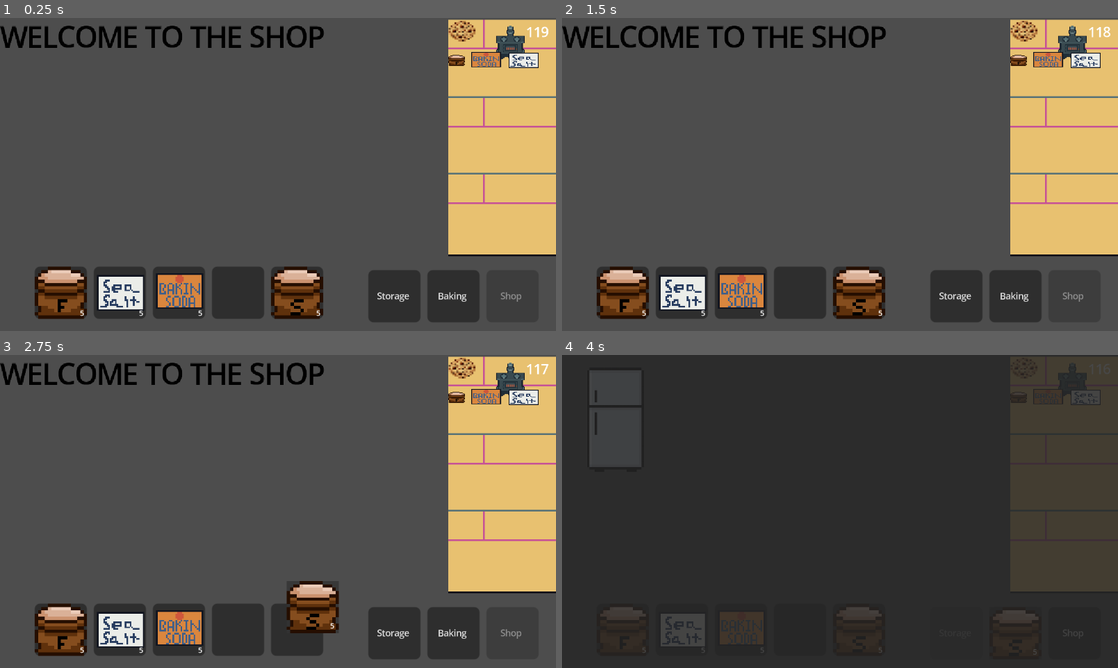
Above: before the commit, frames 1-4 (two rows, left to right).
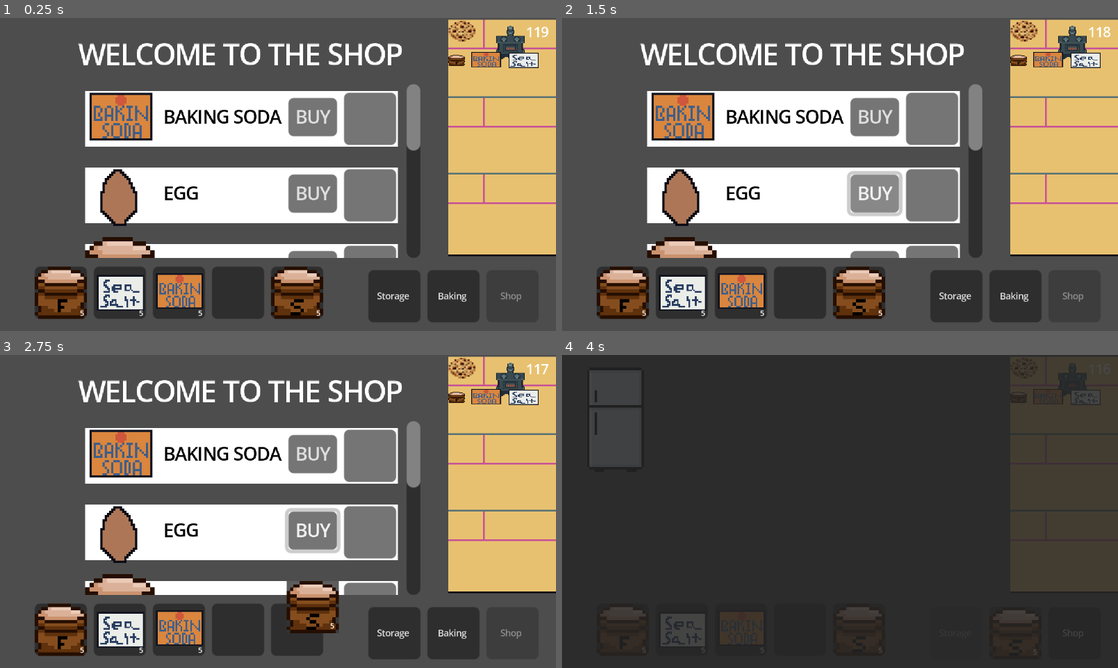
Above: after the commit, the same moments.

Repository: amusci/sweet-treat
Game: Godot game, scene res://Scenes/Areas/shop_playground.tscn
The game is run twice, just before and just after one commit, with the same random seed, the same clock (stepped at 60 frames per second) and the same inputs. This scene is started directly instead of the project's main scene.
Inputs (mouse positions are in pixels of both pictures, inside the frame that each line leads up to):
- Up to frame 1 (0.25 s): no input
- Up to frame 2 (1.5 s): click (873, 118) at 0.5 s, where only the run after the commit has a clickable "BUY"; click (873, 193) at 1.25 s, where only the run after the commit has a clickable "BUY"
- Up to frame 3 (2.75 s): click (311, 608) at 2 s, where only the run after the commit has a clickable "BUY"
- Up to frame 4 (4 s): click "Storage" at 2.75 s; click "Baking" at 3.5 s

The runs differ from the first frame. In frame 1, 27% of the frame differs, in the area x 0-76%, y 2-77%; in frame 2, 27%; in frame 3, 27%; in frame 4, nothing differs.

Commit message:
Shop setup
Im not sure if I need the button onreadys but ima capture them anyways

Diff:
--- a/Scenes/Areas/shop_playground.tscn
+++ b/Scenes/Areas/shop_playground.tscn
@@ -6,6 +6,7 @@
 [ext_resource type="PackedScene" uid="uid://bqekke6vc13d1" path="res://Scenes/Orders/OrderContainer.tscn" id="4_7h0is"]
 [ext_resource type="PackedScene" uid="uid://dtu3jt1kqe2kv" path="res://Scenes/Areas/UIScenes/pause_menu.tscn" id="5_aneyl"]
 [ext_resource type="Texture2D" uid="uid://b1d5mv0ylx62x" path="res://Assets/TempAssets/ordercontainertest.png" id="5_wspjr"]
+[ext_resource type="PackedScene" uid="uid://buwcfxv72l13v" path="res://Scenes/Shop/shop.tscn" id="7_exsb2"]
 
 [node name="ShopPlayground" type="Node2D"]
 script = ExtResource("1_7h0is")
@@ -42,15 +43,8 @@
 grow_horizontal = 2
 grow_vertical = 2
 
-[node name="Control" type="Control" parent="."]
-layout_mode = 3
-anchors_preset = 0
-offset_right = 40.0
-offset_bottom = 40.0
-
-[node name="Label" type="Label" parent="Control"]
-layout_mode = 0
-offset_right = 40.0
-offset_bottom = 22.3333
-theme_override_colors/font_color = Color(0, 0, 0, 1)
-text = "WELCOME TO THE SHOP"
+[node name="Control" parent="." instance=ExtResource("7_exsb2")]
+offset_left = -9.0
+offset_top = 5.0
+offset_right = -9.0
+offset_bottom = 5.0
--- /dev/null
+++ b/Scenes/Shop/shop.gd
@@ -0,0 +1,22 @@
+extends Control
+
+@onready var baking_soda_button = $ScrollContainer/VBoxContainer/BakingSodaSlot/BakingSodaButton
+@onready var baking_soda_slot = $ScrollContainer/VBoxContainer/BakingSodaSlot/BakingSodaSlot
+
+@onready var egg_slot = $ScrollContainer/VBoxContainer/EggSlot/EggSlot
+@onready var egg_button = $ScrollContainer/VBoxContainer/EggSlot/EggButton
+
+@onready var flour_slot = $ScrollContainer/VBoxContainer/Flour/FlourSlot
+@onready var flour_button = $ScrollContainer/VBoxContainer/Flour/FlourButton
+
+@onready var sea_salt_slot = $ScrollContainer/VBoxContainer/SeaSalt/SeaSaltSlot
+@onready var sea_salt_button = $ScrollContainer/VBoxContainer/SeaSalt/SeaSaltButton
+
+@onready var sugar_slot = $ScrollContainer/VBoxContainer/Sugar/SugarSlot
+@onready var sugar_button = $ScrollContainer/VBoxContainer/Sugar/SugarButton
+
+@onready var vanilla_extract_slot = $ScrollContainer/VBoxContainer/VanillaExtract/VanillaExtractSlot
+@onready var vanilla_extract_button = $ScrollContainer/VBoxContainer/VanillaExtract/VanillaExtractButton
+
+@onready var butter_slot = $ScrollContainer/VBoxContainer/Butter/ButterSlot
+@onready var butter_button = $ScrollContainer/VBoxContainer/Butter/ButterButton
--- /dev/null
+++ b/Scenes/Shop/shop.tscn
@@ -0,0 +1,356 @@
+[gd_scene load_steps=11 format=3 uid="uid://buwcfxv72l13v"]
+
+[ext_resource type="Texture2D" uid="uid://cbp7qyiqpeatv" path="res://Assets/TempAssets/32x32.png" id="1_78vcx"]
+[ext_resource type="Script" uid="uid://iyvrqmv07hjf" path="res://Scenes/Shop/shop.gd" id="1_w8bjl"]
+[ext_resource type="Texture2D" uid="uid://ca2xwqvxlpetl" path="res://Assets/TempAssets/Baking_Soda.png" id="2_dqdqq"]
+[ext_resource type="PackedScene" uid="uid://dfseuxorrds8m" path="res://Scenes/NonUpgradables/tablehotbar/inventory_slot.tscn" id="3_8dak6"]
+[ext_resource type="Texture2D" uid="uid://bca1kcgfxe5y0" path="res://Assets/TempAssets/Egg.png" id="5_274ew"]
+[ext_resource type="Texture2D" uid="uid://dytopvc3rkp4d" path="res://Assets/FoodAssets/IngredientAssets/DryIngredientAssets/josieFlour.png" id="6_rjc2l"]
+[ext_resource type="Texture2D" uid="uid://bs7s1710qmt6u" path="res://Assets/TempAssets/Sea-Salt.png" id="7_fobo1"]
+[ext_resource type="Texture2D" uid="uid://3yoy2puyrd8" path="res://Assets/FoodAssets/IngredientAssets/DryIngredientAssets/josieSugar.png" id="8_oqg8q"]
+[ext_resource type="Texture2D" uid="uid://7q07knpe2cdg" path="res://Assets/TempAssets/Vanilla_Extract.png" id="9_kcc5r"]
+[ext_resource type="Texture2D" uid="uid://dhf7ct8pu8moo" path="res://Assets/TempAssets/Butter.png" id="10_xybqi"]
+
+[node name="Control" type="Control"]
+layout_mode = 3
+anchors_preset = 15
+anchor_right = 1.0
+anchor_bottom = 1.0
+grow_horizontal = 2
+grow_vertical = 2
+script = ExtResource("1_w8bjl")
+
+[node name="Label" type="Label" parent="."]
+layout_mode = 0
+offset_left = 54.0
+offset_top = 5.0
+offset_right = 241.0
+offset_bottom = 27.3333
+text = "WELCOME TO THE SHOP"
+
+[node name="ScrollContainer" type="ScrollContainer" parent="."]
+custom_minimum_size = Vector2(180, 100)
+layout_mode = 0
+offset_left = 58.0
+offset_top = 33.0
+offset_right = 251.0
+offset_bottom = 133.0
+
+[node name="VBoxContainer" type="VBoxContainer" parent="ScrollContainer"]
+custom_minimum_size = Vector2(180, 100)
+layout_mode = 2
+
+[node name="BakingSodaSlot" type="Control" parent="ScrollContainer/VBoxContainer"]
+custom_minimum_size = Vector2(180, 40)
+layout_mode = 2
+
+[node name="BakingSodaTexture" type="TextureRect" parent="ScrollContainer/VBoxContainer/BakingSodaSlot"]
+layout_mode = 2
+offset_top = 4.0
+offset_right = 180.0
+offset_bottom = 36.0
+texture = ExtResource("1_78vcx")
+
+[node name="BakingSodaSprite" type="TextureRect" parent="ScrollContainer/VBoxContainer/BakingSodaSlot"]
+layout_mode = 0
+offset_right = 40.0
+offset_bottom = 40.0
+texture = ExtResource("2_dqdqq")
+
+[node name="BakingSodaSlot" parent="ScrollContainer/VBoxContainer/BakingSodaSlot" instance=ExtResource("3_8dak6")]
+z_index = 0
+layout_mode = 0
+offset_left = 149.0
+offset_top = 5.0
+offset_right = 179.0
+offset_bottom = 35.0
+
+[node name="BakingSodaButton" type="Button" parent="ScrollContainer/VBoxContainer/BakingSodaSlot"]
+layout_mode = 0
+offset_left = 117.0
+offset_top = 8.0
+offset_right = 145.0
+offset_bottom = 30.0
+theme_override_font_sizes/font_size = 10
+text = "BUY"
+
+[node name="BakingSodaLabel" type="Label" parent="ScrollContainer/VBoxContainer/BakingSodaSlot"]
+layout_mode = 0
+offset_left = 45.0
+offset_top = 12.0
+offset_right = 113.0
+offset_bottom = 26.0
+theme_override_colors/font_color = Color(0, 0, 0, 1)
+theme_override_font_sizes/font_size = 10
+text = "BAKING SODA"
+
+[node name="EggSlot" type="Control" parent="ScrollContainer/VBoxContainer"]
+custom_minimum_size = Vector2(180, 40)
+layout_mode = 2
+
+[node name="EggTexture" type="TextureRect" parent="ScrollContainer/VBoxContainer/EggSlot"]
+layout_mode = 2
+offset_top = 4.0
+offset_right = 180.0
+offset_bottom = 36.0
+texture = ExtResource("1_78vcx")
+
+[node name="EggSprite" type="TextureRect" parent="ScrollContainer/VBoxContainer/EggSlot"]
+layout_mode = 0
+offset_right = 40.0
+offset_bottom = 40.0
+texture = ExtResource("5_274ew")
+
+[node name="EggSlot" parent="ScrollContainer/VBoxContainer/EggSlot" instance=ExtResource("3_8dak6")]
+z_index = 0
+layout_mode = 0
+offset_left = 149.0
+offset_top = 5.0
+offset_right = 179.0
+offset_bottom = 35.0
+
+[node name="EggButton" type="Button" parent="ScrollContainer/VBoxContainer/EggSlot"]
+layout_mode = 0
+offset_left = 117.0
+offset_top = 8.0
+offset_right = 145.0
+offset_bottom = 30.0
+theme_override_font_sizes/font_size = 10
+text = "BUY"
+
+[node name="EggLabel" type="Label" parent="ScrollContainer/VBoxContainer/EggSlot"]
+layout_mode = 0
+offset_left = 45.0
+offset_top = 12.0
+offset_right = 113.0
+offset_bottom = 26.0
+scale = Vector2(1, 0.992404)
+theme_override_colors/font_color = Color(0, 0, 0, 1)
+theme_override_font_sizes/font_size = 10
+text = "EGG"
+
+[node name="Flour" type="Control" parent="ScrollContainer/VBoxContainer"]
+custom_minimum_size = Vector2(180, 40)
+layout_mode = 2
+
+[node name="FlourTexture" type="TextureRect" parent="ScrollContainer/VBoxContainer/Flour"]
+layout_mode = 2
+offset_top = 4.0
+offset_right = 180.0
+offset_bottom = 36.0
+texture = ExtResource("1_78vcx")
+
+[node name="FlourSprite" type="TextureRect" parent="ScrollContainer/VBoxContainer/Flour"]
+layout_mode = 0
+offset_right = 40.0
+offset_bottom = 40.0
+texture = ExtResource("6_rjc2l")
+
+[node name="FlourSlot" parent="ScrollContainer/VBoxContainer/Flour" instance=ExtResource("3_8dak6")]
+z_index = 0
+layout_mode = 0
+offset_left = 149.0
+offset_top = 5.0
+offset_right = 179.0
+offset_bottom = 35.0
+
+[node name="FlourButton" type="Button" parent="ScrollContainer/VBoxContainer/Flour"]
+layout_mode = 0
+offset_left = 117.0
+offset_top = 8.0
+offset_right = 145.0
+offset_bottom = 30.0
+theme_override_font_sizes/font_size = 10
+text = "BUY"
+
+[node name="FlourLabel" type="Label" parent="ScrollContainer/VBoxContainer/Flour"]
+layout_mode = 0
+offset_left = 45.0
+offset_top = 12.0
+offset_right = 113.0
+offset_bottom = 26.0
+scale = Vector2(1, 0.992404)
+theme_override_colors/font_color = Color(0, 0, 0, 1)
+theme_override_font_sizes/font_size = 10
+text = "FLOUR
+"
+
+[node name="SeaSalt" type="Control" parent="ScrollContainer/VBoxContainer"]
+custom_minimum_size = Vector2(180, 40)
+layout_mode = 2
+
+[node name="SeaSaltTexture" type="TextureRect" parent="ScrollContainer/VBoxContainer/SeaSalt"]
+layout_mode = 2
+offset_top = 4.0
+offset_right = 180.0
+offset_bottom = 36.0
+texture = ExtResource("1_78vcx")
+
+[node name="SeaSaltSprite" type="TextureRect" parent="ScrollContainer/VBoxContainer/SeaSalt"]
+layout_mode = 0
+offset_right = 40.0
+offset_bottom = 40.0
+texture = ExtResource("7_fobo1")
+
+[node name="SeaSaltSlot" parent="ScrollContainer/VBoxContainer/SeaSalt" instance=ExtResource("3_8dak6")]
+z_index = 0
+layout_mode = 0
+offset_left = 149.0
+offset_top = 5.0
+offset_right = 179.0
+offset_bottom = 35.0
+
+[node name="SeaSaltButton" type="Button" parent="ScrollContainer/VBoxContainer/SeaSalt"]
+layout_mode = 0
+offset_left = 117.0
+offset_top = 8.0
+offset_right = 145.0
+offset_bottom = 30.0
+theme_override_font_sizes/font_size = 10
+text = "BUY"
+
+[node name="SeaSaltLabel" type="Label" parent="ScrollContainer/VBoxContainer/SeaSalt"]
+layout_mode = 0
+offset_left = 45.0
+offset_top = 12.0
+offset_right = 113.0
+offset_bottom = 26.0
+scale = Vector2(1, 0.992404)
+theme_override_colors/font_color = Color(0, 0, 0, 1)
+theme_override_font_sizes/font_size = 10
+text = "SEA SALT"
+
+[node name="Sugar" type="Control" parent="ScrollContainer/VBoxContainer"]
+custom_minimum_size = Vector2(180, 40)
+layout_mode = 2
+
+[node name="SugarTexture" type="TextureRect" parent="ScrollContainer/VBoxContainer/Sugar"]
+layout_mode = 2
+offset_top = 4.0
+offset_right = 180.0
+offset_bottom = 36.0
+texture = ExtResource("1_78vcx")
+
+[node name="SugarSprite" type="TextureRect" parent="ScrollContainer/VBoxContainer/Sugar"]
+layout_mode = 0
+offset_right = 40.0
+offset_bottom = 40.0
+texture = ExtResource("8_oqg8q")
+
+[node name="SugarSlot" parent="ScrollContainer/VBoxContainer/Sugar" instance=ExtResource("3_8dak6")]
+z_index = 0
+layout_mode = 0
+offset_left = 149.0
+offset_top = 5.0
+offset_right = 179.0
+offset_bottom = 35.0
+
+[node name="SugarButton" type="Button" parent="ScrollContainer/VBoxContainer/Sugar"]
+layout_mode = 0
+offset_left = 117.0
+offset_top = 8.0
+offset_right = 145.0
+offset_bottom = 30.0
+theme_override_font_sizes/font_size = 10
+text = "BUY"
+
+[node name="SugarLabel" type="Label" parent="ScrollContainer/VBoxContainer/Sugar"]
+layout_mode = 0
+offset_left = 45.0
+offset_top = 12.0
+offset_right = 113.0
+offset_bottom = 26.0
+scale = Vector2(1, 0.992404)
+theme_override_colors/font_color = Color(0, 0, 0, 1)
+theme_override_font_sizes/font_size = 10
+text = "SUGAR"
+
+[node name="VanillaExtract" type="Control" parent="ScrollContainer/VBoxContainer"]
+custom_minimum_size = Vector2(180, 40)
+layout_mode = 2
+
+[node name="VanillaExtractTexture" type="TextureRect" parent="ScrollContainer/VBoxContainer/VanillaExtract"]
+layout_mode = 2
+offset_top = 4.0
+offset_right = 180.0
+offset_bottom = 36.0
+texture = ExtResource("1_78vcx")
+
+[node name="VanillaExtractSprite" type="TextureRect" parent="ScrollContainer/VBoxContainer/VanillaExtract"]
+layout_mode = 0
+offset_right = 40.0
+offset_bottom = 40.0
+texture = ExtResource("9_kcc5r")
+
+[node name="VanillaExtractSlot" parent="ScrollContainer/VBoxContainer/VanillaExtract" instance=ExtResource("3_8dak6")]
+z_index = 0
+layout_mode = 0
+offset_left = 149.0
+offset_top = 5.0
+offset_right = 179.0
+offset_bottom = 35.0
+
+[node name="VanillaExtractButton" type="Button" parent="ScrollContainer/VBoxContainer/VanillaExtract"]
+layout_mode = 0
+offset_left = 117.0
+offset_top = 8.0
+offset_right = 145.0
+offset_bottom = 30.0
+theme_override_font_sizes/font_size = 10
+text = "BUY"
+
+[node name="VanillaExtractLabel" type="Label" parent="ScrollContainer/VBoxContainer/VanillaExtract"]
+layout_mode = 0
+offset_left = 45.0
+offset_top = 12.0
+offset_right = 113.0
+offset_bottom = 26.0
+scale = Vector2(1, 0.992404)
+theme_override_colors/font_color = Color(0, 0, 0, 1)
+theme_override_font_sizes/font_size = 10
+text = "Vanilla Extract"
+
+[node name="Butter" type="Control" parent="ScrollContainer/VBoxContainer"]
+custom_minimum_size = Vector2(180, 40)
+layout_mode = 2
+
+[node name="ButterTexture" type="TextureRect" parent="ScrollContainer/VBoxContainer/Butter"]
+layout_mode = 2
+offset_top = 4.0
+offset_right = 180.0
+offset_bottom = 36.0
+texture = ExtResource("1_78vcx")
+
+[node name="ButterSprite" type="TextureRect" parent="ScrollContainer/VBoxContainer/Butter"]
+layout_mode = 0
+offset_right = 40.0
+offset_bottom = 40.0
+texture = ExtResource("10_xybqi")
+
+[node name="ButterSlot" parent="ScrollContainer/VBoxContainer/Butter" instance=ExtResource("3_8dak6")]
+z_index = 0
+layout_mode = 0
+offset_left = 149.0
+offset_top = 5.0
+offset_right = 179.0
+offset_bottom = 35.0
+
+[node name="ButterButton" type="Button" parent="ScrollContainer/VBoxContainer/Butter"]
+layout_mode = 0
+offset_left = 117.0
+offset_top = 8.0
+offset_right = 145.0
+offset_bottom = 30.0
+theme_override_font_sizes/font_size = 10
+text = "BUY"
+
+[node name="ButterLabel" type="Label" parent="ScrollContainer/VBoxContainer/Butter"]
+layout_mode = 0
+offset_left = 45.0
+offset_top = 12.0
+offset_right = 113.0
+offset_bottom = 26.0
+scale = Vector2(1, 0.992404)
+theme_override_colors/font_color = Color(0, 0, 0, 1)
+theme_override_font_sizes/font_size = 10
+text = "Butter"
Not shown: 1 places in Scenes/Areas/shop_playground.tscn that only renumber resources
Not shown, added: Scenes/Shop/shop.gd.uid
